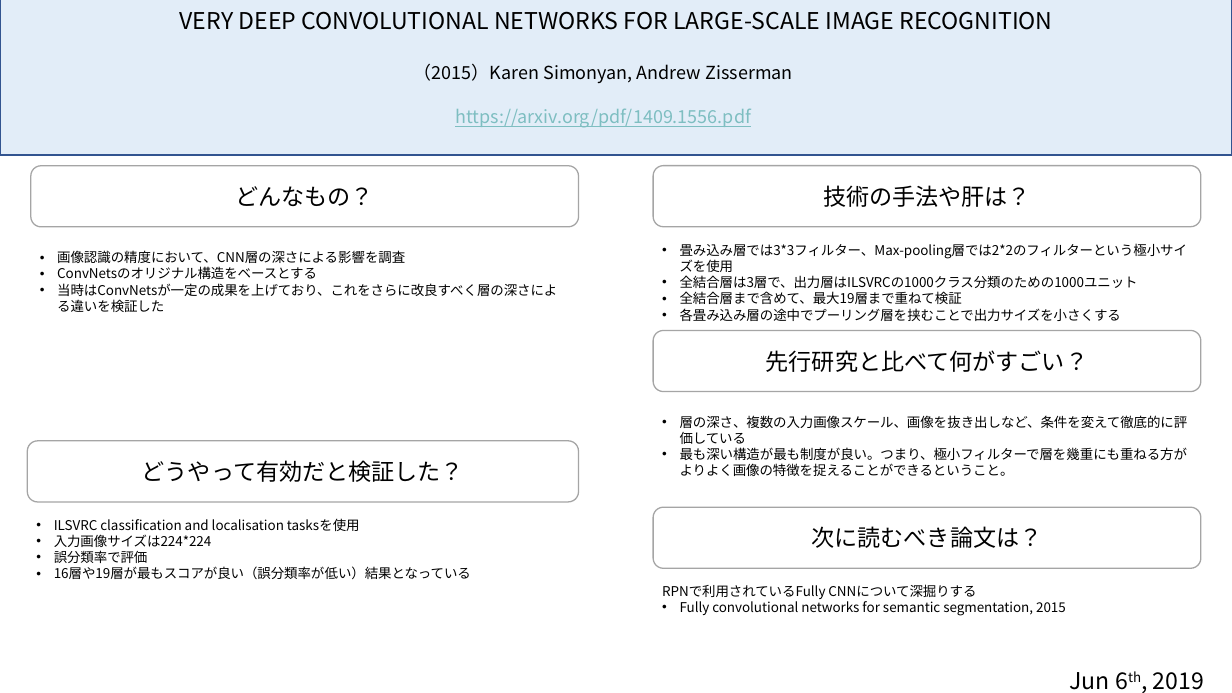
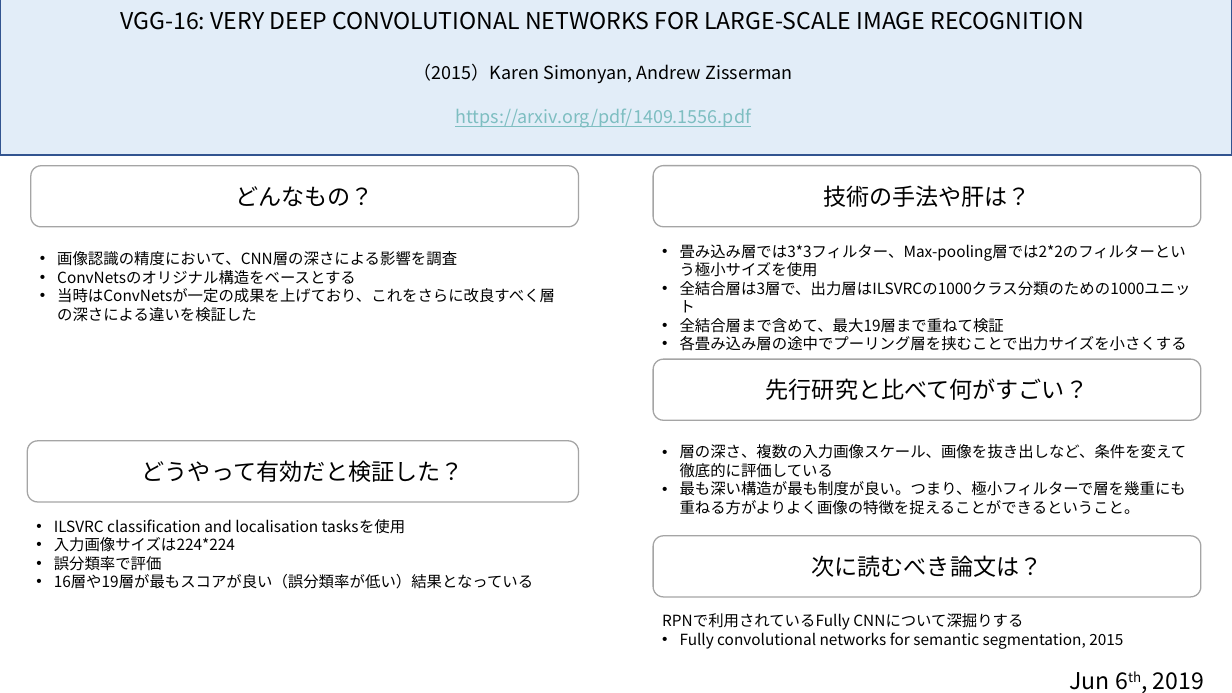
Before and after one commit to kztsh/diveintocode-ml, a slide deck: slide 3 of term2/sprint17/sprint17.pptx. Drawn at 1232x693 pixels with LibreOffice and Linux fonts; fonts in the diff are those of the drawing. Boxes give left, top, right and bottom in pixels: in the first picture for what was removed or moved away, otherwise in the second. Text is boxed around its words. In the diff, an @@ line names an element or a change of style, - is before the commit and + after.

```diff
--- a/term2/sprint17/sprint17.pptx
+++ b/term2/sprint17/sprint17.pptx
@@ text at [121,11,1084,30]: text changed @@
-VERY DEEP CONVOLUTIONAL NETWORKS FOR LARGE-SCALE IMAGE RECOGNITION
+VGG-16: VERY DEEP CONVOLUTIONAL NETWORKS FOR LARGE-SCALE IMAGE RECOGNITION
@@ rounded rectangle "先行研究と比べて何がすごい？": place and size @@
-rounded rectangle "先行研究と比べて何がすごい？" at [653,331,1202,392]
+rounded rectangle "先行研究と比べて何がすごい？" at [653,360,1202,421]
@@ size 10.5 to 12 pt in 5 elements at [54,519,533,589], [57,251,555,322], [680,244,1191,351], [662,613,1123,649], [680,444,1187,515] @@
@@ text "層の深さ、複数の入力画像スケール、画像を抜き出しなど、条件を変えて徹底的に評価している": place and size @@
-text "層の深さ、複数の入力画像スケール、画像を抜き出しなど、条件を変えて徹底的に評価している" at [680,415,1188,476]
+text "層の深さ、複数の入力画像スケール、画像を抜き出しなど、条件を変えて徹底的に評価している" at [680,444,1187,515]
@@ rounded rectangle "次に読むべき論文は？": place and size @@
-rounded rectangle "次に読むべき論文は？" at [653,507,1202,568]
+rounded rectangle "次に読むべき論文は？" at [653,536,1202,597]
@@ text "RPNで利用されているFully CNNについて深掘りする": place and size @@
-text "RPNで利用されているFully CNNについて深掘りする" at [662,584,1066,616]
+text "RPNで利用されているFully CNNについて深掘りする" at [662,613,1123,649]
```
Also in this commit, not shown: 2 other slides changed, 1 slide added, 9 other files.
